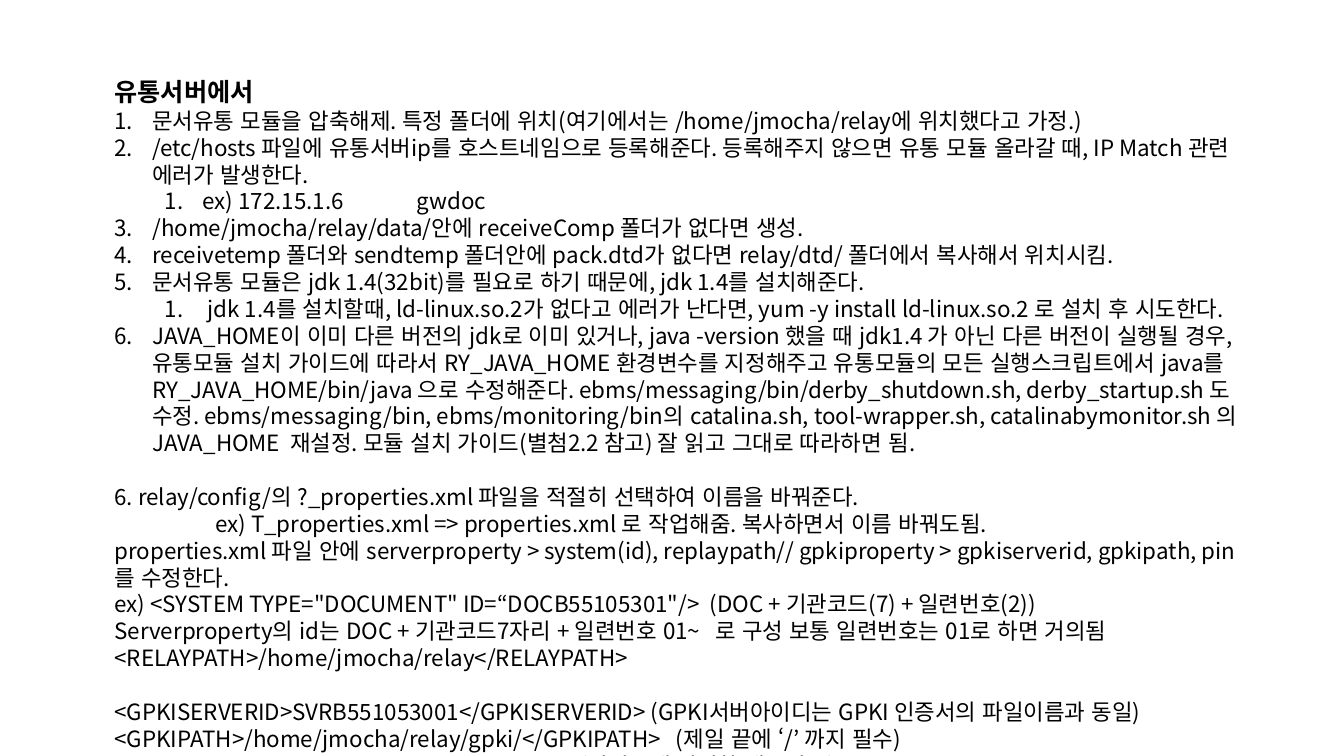
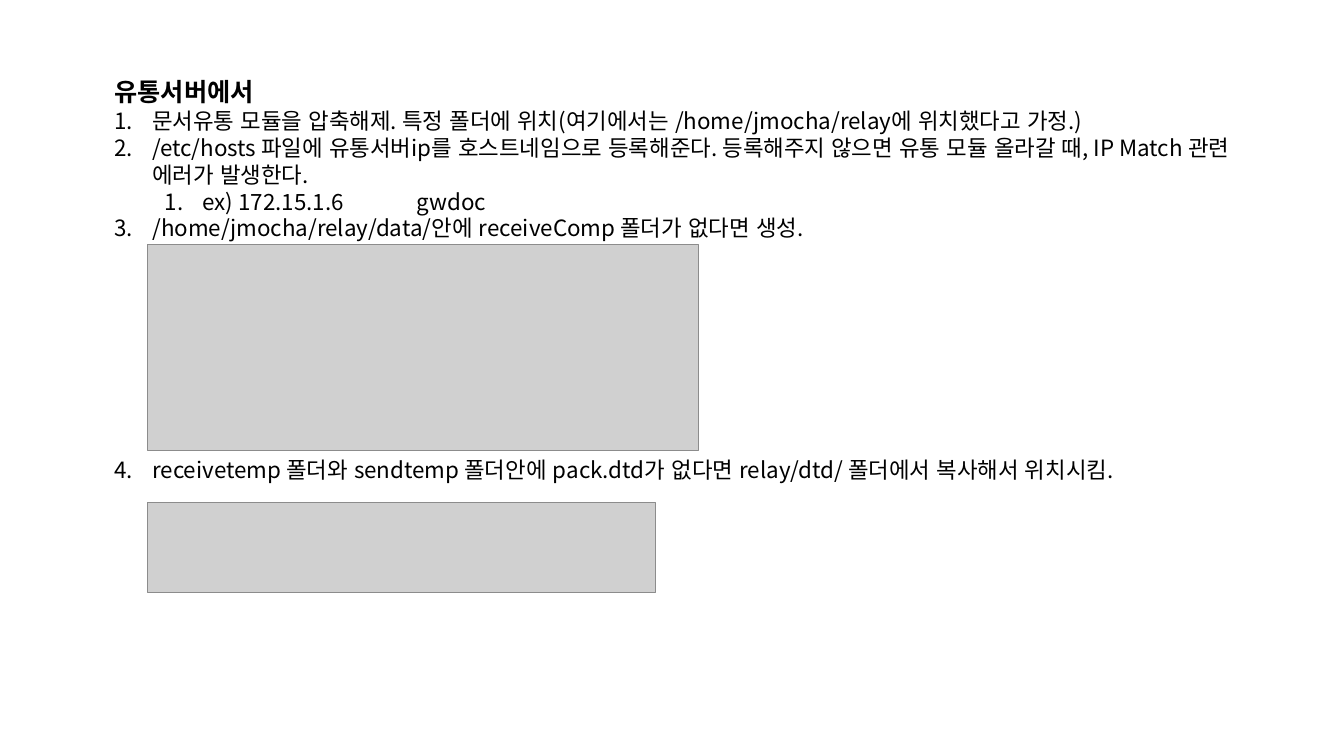
Before and after one commit to Shim8934/refactor_ezFlow4Java, a slide deck: slide 2 of docs/tech/ezApprovalG/문서유통 설치/문서유통 모듈 설치가이드.pptx. Drawn at 1344x756 pixels with LibreOffice and Linux fonts; fonts in the diff are those of the drawing; grey boxes stand for pictures; background and template pictures are left out. Boxes give left, top, right and bottom in pixels: in the first picture for what was removed or moved away, otherwise in the second. Text is boxed around its words. In the diff, an @@ line names an element or a change of style, - is before the commit and + after.

Commit message:
문서유통 설치가이드 수정.

```diff
--- a/docs/tech/ezApprovalG/문서유통 설치/문서유통 모듈 설치가이드.pptx
+++ b/docs/tech/ezApprovalG/문서유통 설치/문서유통 모듈 설치가이드.pptx
@@ text at (114, 268, 1238, 752): paragraphs removed @@
-5. 문서유통 모듈은 jdk 1.4(32bit)를 필요로 하기 때문에, jdk 1.4를 설치해준다.
-  1. jdk 1.4를 설치할때, ld-linux.so.2가 없다고 에러가 난다면, yum -y install ld-linux.so.2 로 설치 후 시도한다.
-6. JAVA_HOME이 이미 다른 버전의 jdk로 이미 있거나, java -version 했을 때 jdk1.4 가 아닌 다른 버전이 실행될 경우, 유통모듈 설치 가이드에 따라서 RY_JAVA_HOME 환경변수를 지정해주고 유통모듈의 모든 실행스크립트에서 java를 RY_JAVA_HOME/bin/java 으로 수정해준다. ebms/messaging/bin/derby_shutdown.sh, derby_startup.sh 도 수정. ebms/messaging/bin, ebms/monitoring/bin의 catalina.sh, tool-wrapper.sh, catalinabymonitor.sh 의 JAVA_HOME 재설정. 모듈 설치 가이드(별첨2.2 참고) 잘 읽고 그대로 따라하면 됨.
-6. relay/config/의 ?_properties.xml 파일을 적절히 선택하여 이름을 바꿔준다.
-ex) T_properties.xml => properties.xml 로 작업해줌. 복사하면서 이름 바꿔도됨.
-properties.xml 파일 안에 serverproperty > system(id), replaypath// gpkiproperty > gpkiserverid, gpkipath, pin를 수정한다.
-ex) <SYSTEM TYPE="DOCUMENT" ID=“DOCB55105301"/> (DOC + 기관코드(7) + 일련번호(2))
-Serverproperty의 id는 DOC + 기관코드7자리 + 일련번호 01~ 로 구성 보통 일련번호는 01로 하면 거의됨
-<RELAYPATH>/home/jmocha/relay</RELAYPATH>
-<GPKISERVERID>SVRB551053001</GPKISERVERID> (GPKI서버아이디는 GPKI 인증서의 파일이름과 동일)
-<GPKIPATH>/home/jmocha/relay/gpki/</GPKIPATH> (제일 끝에 ‘/’ 까지 필수)
-<PIN><![CDATA[passwordexample]]></PIN> (사이트에 적절한 패스워드)
@@ picture added at (147, 244, 699, 450) @@
@@ picture added at (147, 502, 655, 593) @@
```
Also in this commit, not shown: 4 other slides changed, 7 slides added.
